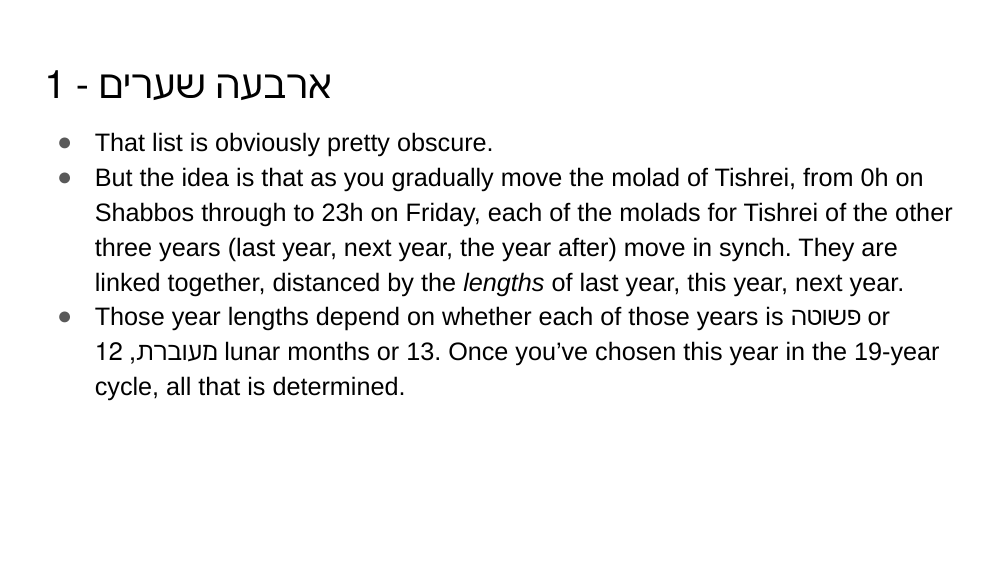
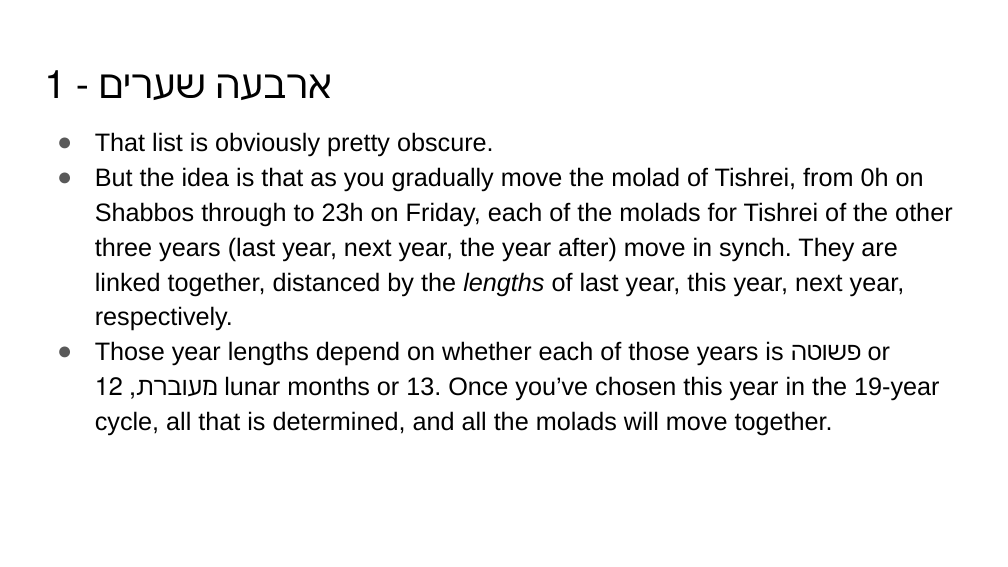
Before and after one commit to MichoelR/Keviyus, a slide deck: slide 16 of FourGates/FourGates.pptx. Drawn at 1008x567 pixels with LibreOffice and Linux fonts; fonts in the diff are those of the drawing. Boxes give left, top, right and bottom in pixels: in the first picture for what was removed or moved away, otherwise in the second. Text is boxed around its words. In the diff, an @@ line names an element or a change of style, - is before the commit and + after.

```diff
--- a/FourGates/FourGates.pptx
+++ b/FourGates/FourGates.pptx
@@ text at bbox=[95, 167, 952, 435]: text changed @@
-● But the idea is that as you gradually move the molad of Tishrei, from 0h on Shabbos through to 23h on Friday, each of the molads for Tishrei of the other three years (last year, next year, the year after) move in synch. They are linked together, distanced by the lengths of last year, this year, next year.
-● Those year lengths depend on whether each of those years is פשוטה or מעוברת, 12 lunar months or 13. Once you’ve chosen this year in the 19-year cycle, all that is determined.
+● But the idea is that as you gradually move the molad of Tishrei, from 0h on Shabbos through to 23h on Friday, each of the molads for Tishrei of the other three years (last year, next year, the year after) move in synch. They are linked together, distanced by the lengths of last year, this year, next year, respectively.
+● Those year lengths depend on whether each of those years is פשוטה or מעוברת, 12 lunar months or 13. Once you’ve chosen this year in the 19-year cycle, all that is determined, and all the molads will move together.
```
Also in this commit, not shown: 14 other slides changed.
